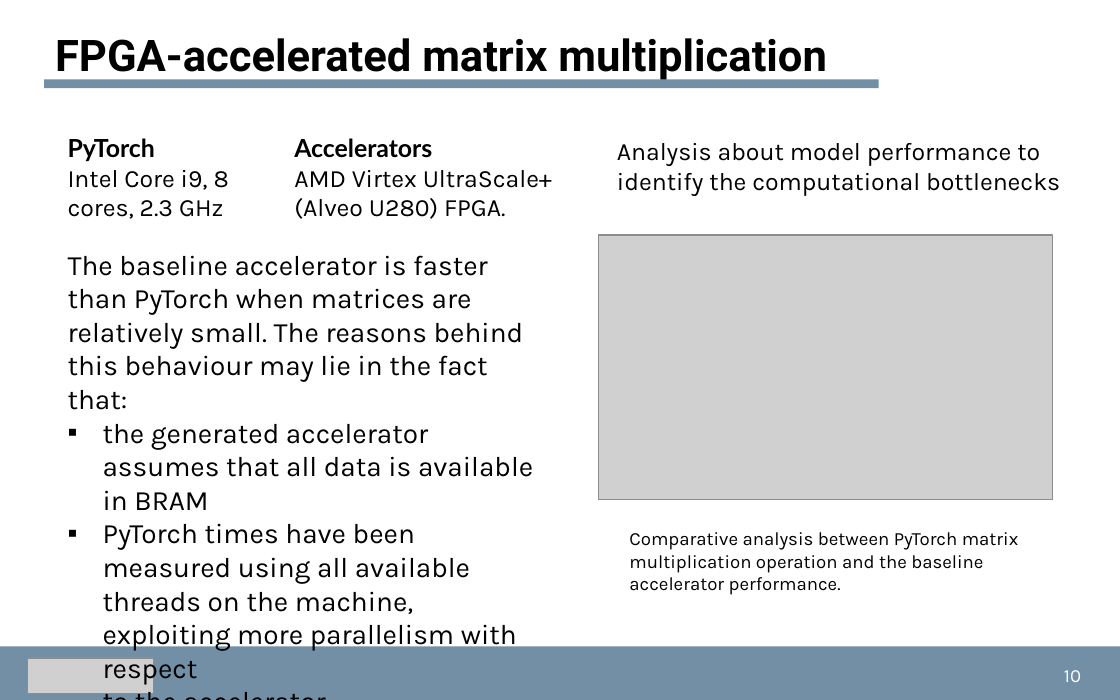
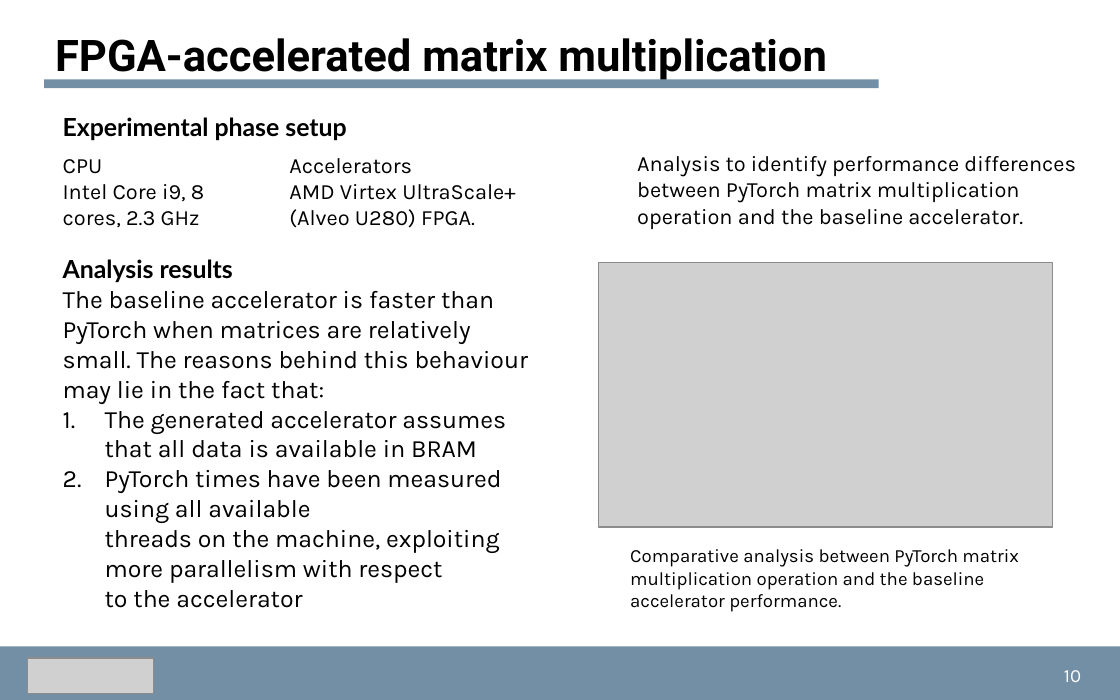
Before and after one commit to dmsgnn/master-thesis, a slide deck: slide 10 of docs/presentation/presentation.pptx. Drawn at 1120x700 pixels with LibreOffice and Linux fonts; fonts in the diff are those of the drawing; grey boxes stand for pictures. Boxes give left, top, right and bottom in pixels: in the first picture for what was removed or moved away, otherwise in the second. Text is boxed around its words. In the diff, an @@ line names an element or a change of style, - is before the commit and + after.

```diff
--- a/docs/presentation/presentation.pptx
+++ b/docs/presentation/presentation.pptx
@@ text added at bbox=[63, 117, 346, 141], 16 pt, text #000000, bold @@
+Experimental phase setup
@@ text "CPU": place and size @@
-text "CPU" at bbox=[68, 138, 229, 219]
+text "CPU" at bbox=[63, 159, 204, 227]
@@ text "Accelerators": place and size @@
-text "Accelerators" at bbox=[294, 138, 552, 219]
+text "Accelerators" at bbox=[289, 158, 516, 228]
@@ text "Accelerators" at bbox=[289, 158, 516, 228]: size 16 to 14 pt; font Lato to Karla, bold off in "Accelerators" @@
@@ text at bbox=[63, 159, 103, 174]: text changed; size 16 to 14 pt; font Lato to Karla; bold off @@
-PyTorch
+CPU
@@ text at bbox=[637, 156, 1076, 229]: text changed; size 16 to 14 pt @@
-Analysis about model performance to identify the computational bottlenecks
+Analysis to identify performance differences between PyTorch matrix multiplication
+operation and the baseline accelerator.
@@ text at bbox=[63, 184, 204, 227]: size 16 to 14 pt in "Intel Core i9, 8", "cores, 2.3 GHz" @@
@@ text at bbox=[63, 259, 233, 283]: paragraph added @@
+Analysis results
@@ picture: place and size @@
-picture at bbox=[599, 235, 1053, 500]
+picture at bbox=[599, 262, 1053, 526]
@@ text at bbox=[63, 291, 528, 608]: size 18 to 16 pt in "The baseline accelerator is faster than PyTorch ...", "PyTorch times have been measured using all ..."; bullet ▪ to 1. @@
@@ text at bbox=[105, 411, 506, 458]: text changed; size 18 to 16 pt @@
-▪ the generated accelerator assumes that all data is available in BRAM
+1. The generated accelerator assumes that all data is available in BRAM
@@ text "Comparative analysis between PyTorch matrix ...": place and size @@
-text "Comparative analysis between PyTorch matrix ..." at bbox=[629, 532, 1019, 595]
+text "Comparative analysis between PyTorch matrix ..." at bbox=[630, 549, 1019, 612]
```
Also in this commit, not shown: 14 other slides changed, 1 other file.
